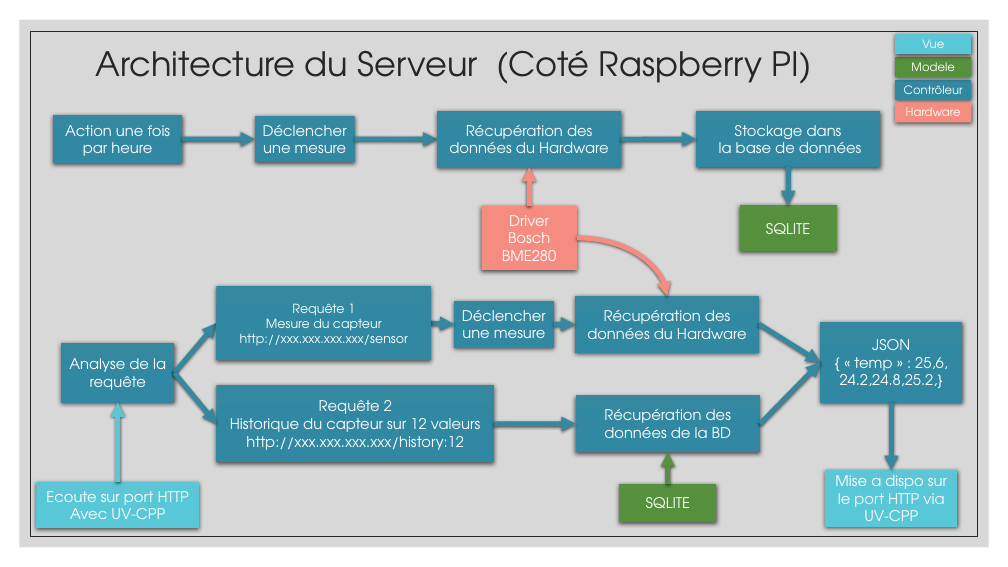
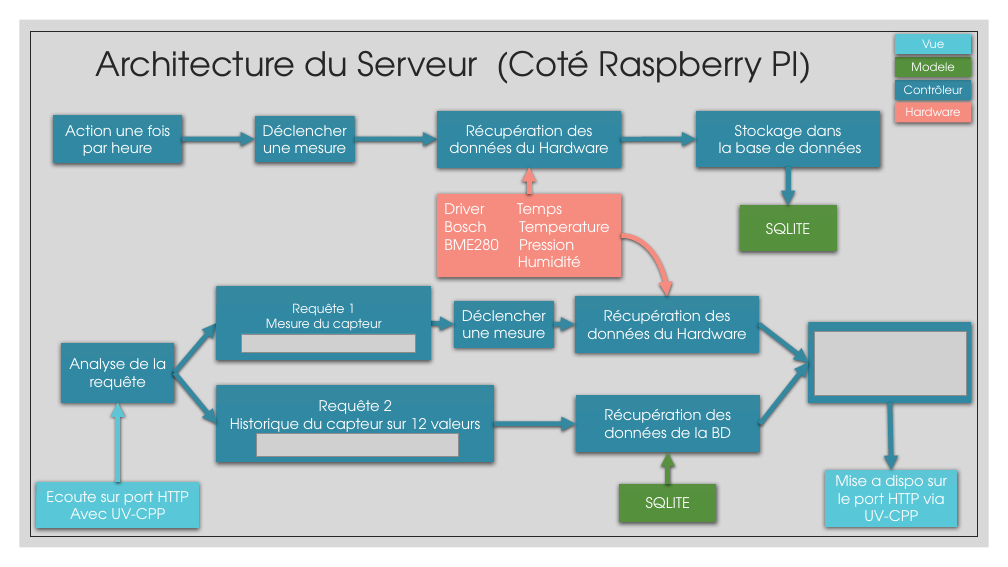
Before and after one commit to aiekick/ProjectStationMeteo, a slide deck: slide 21 of doc/StationMeteo_Soutenance_Stephane.pptx (slide 22 before the commit). Drawn at 1008x567 pixels with LibreOffice and Linux fonts; fonts in the diff are those of the drawing; grey boxes stand for pictures. Boxes give left, top, right and bottom in pixels: in the first picture for what was removed or moved away, otherwise in the second. Text is boxed around its words. In the diff, an @@ line names an element or a change of style, - is before the commit and + after.

```diff
--- a/doc/StationMeteo_Soutenance_Stephane.pptx
+++ b/doc/StationMeteo_Soutenance_Stephane.pptx
@@ arrow moved from (529, 206) - (529, 168) to (529, 194) - (529, 168) @@
@@ rectangle "Driver Temps": place and size @@
-rectangle "Driver Temps" at (482, 206, 577, 271)
+rectangle "Driver Temps" at (437, 194, 622, 277)
@@ text in rectangle at (517, 203, 609, 267): text changed @@
-Driver
-Bosch BME280
+Driver Temps
+Bosch Temperature
+BME280 Pression
+Humidité
@@ curved arrow moved from (577, 238) - (667, 296) to (622, 236) - (667, 296) @@
@@ arrow moved from (759, 324) - (820, 362) to (759, 324) - (808, 362) @@
@@ rectangle: place and size @@
-rectangle at (820, 322, 963, 403)
+rectangle at (808, 322, 972, 403)
@@ text in rectangle at (240, 330, 408, 345): paragraph removed @@
-http://xxx.xxx.xxx.xxx/sensor
@@ picture added at (241, 334, 415, 352) @@
@@ picture added at (814, 331, 967, 395) @@
@@ text in rectangle at (840, 339, 948, 388): text removed @@
-JSON
-{ « temp » : 25,6,
-24.2,24.8,25.2,}
@@ arrow moved from (760, 424) - (820, 362) to (760, 424) - (808, 362) @@
@@ text in rectangle at (246, 431, 464, 450): paragraph removed @@
-http://xxx.xxx.xxx.xxx/history:12
@@ picture added at (256, 433, 459, 456) @@
```
Also in this commit, not shown: 2 other slides changed, 4 slides added, 2 slides removed.
